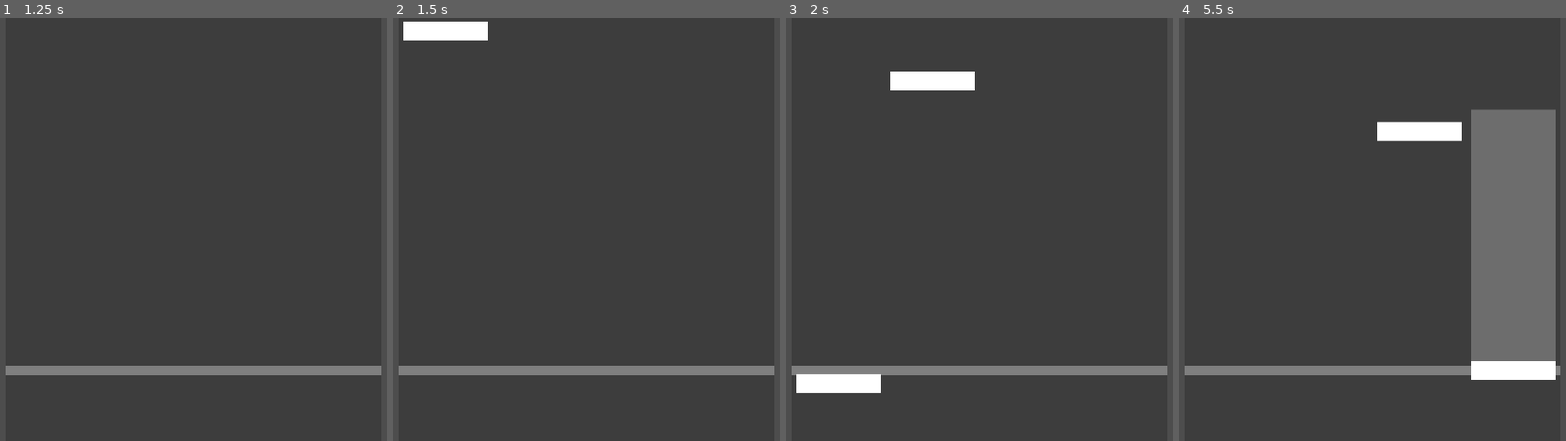
Above: before the commit, frames 1-4 (left to right).
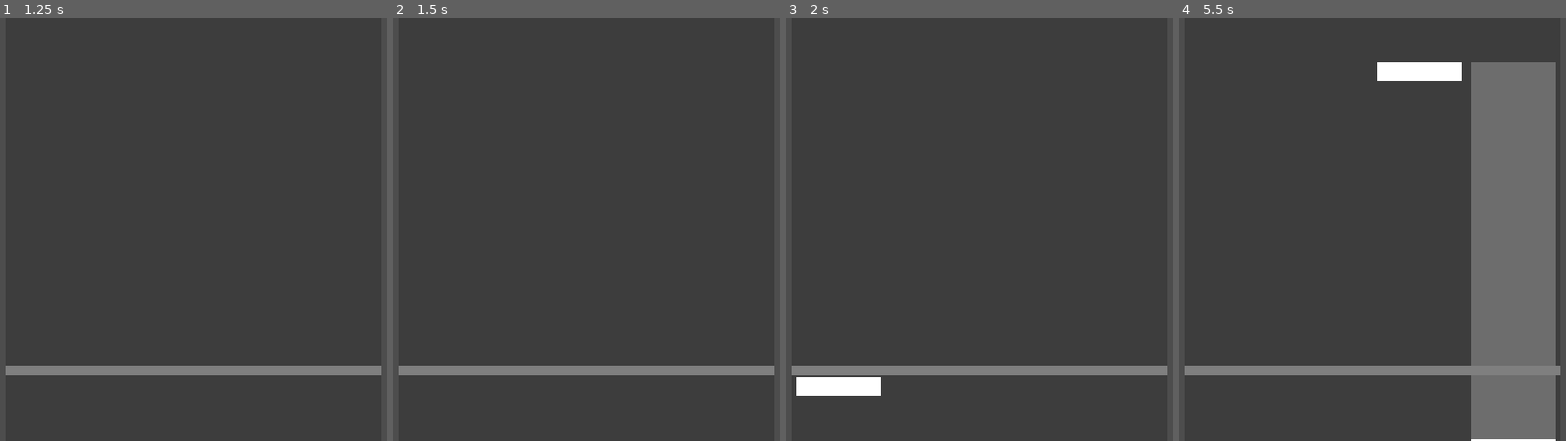
Above: after the commit, the same moments.

Repository: TurbogamesDev/covalence
Game: Godot game, scene res://Assets/Scenes/main.tscn
Two runs of this game, one before a commit and one after it. Both use one fixed random seed, a clock stepped at 60 frames per second and the inputs below.
Inputs:
- Up to frame 1 (1.25 s): tap Enter at 0.5 s
- Up to frame 2 (1.5 s): tap Space at 1.25 s
- Up to frame 3 (2 s): no input
- Up to frame 4 (5.5 s): no input

Frame 1 is identical in both runs. In frame 2, 1.0% of the frame differs, in the area x 2-25%, y 0-6%; in frame 3, 1.3%; in frame 4, 8.5%, in the area x 51-98%, y 10-100%.

Commit message:
Hold notes fully controlled and hit by the player

Diff:
--- a/Assets/Scripts/hold_note.gd
+++ b/Assets/Scripts/hold_note.gd
@@ -6,7 +6,7 @@
 
 var tail_length: float = 144
 
-var held_down: bool = false
+# var held_down: bool = false
 
 func change_tail_length(new_length: float):
     self.tail_length = new_length
--- a/Assets/Scripts/lane.gd
+++ b/Assets/Scripts/lane.gd
@@ -13,7 +13,7 @@
 var current_note_datas: Array[NoteData] = []
 
 const END_PIXEL_OFFSET = 240.0
-const PIXELS_PER_SECOND = 1200.0
+const PIXELS_PER_SECOND = 1500.0
 
 const BUFFER_BEFORE_DELETION_SECONDS = 0.140
 
@@ -25,6 +25,8 @@
 	return -(PIXELS_PER_SECOND * (target_time_seconds + VISUAL_OFFSET - ChartTimeSynchroniser.current_rhythm_time()))
 
 func spawn_note(note_data: NoteData):
+	print("note spawned! %f" % ChartTimeSynchroniser.current_rhythm_time())
+
 	var note: Note = NOTE_TYPE_TO_RESOURCE[note_data.note_type].instantiate()
 
 	note.position = Vector2(0, END_PIXEL_OFFSET + new_position_offset_for_note(note_data.start_time))
@@ -47,21 +49,20 @@
 func handle_hold_note_update(hold_note_data: NoteData):
 	var hold_note_instance = hold_note_data.note_instance
 
-	if hold_note_data.start_time > ChartTimeSynchroniser.current_rhythm_time():
+	if hold_note_data.note_held_down:
+		hold_note_instance.change_tail_length(PIXELS_PER_SECOND * (hold_note_data.end_time - ChartTimeSynchroniser.current_rhythm_time()))
+
+		hold_note_instance.position.y = END_PIXEL_OFFSET
+
+		if (hold_note_data.end_time - ChartTimeSynchroniser.current_rhythm_time()) < 0:
+			hold_note_data.note_already_hit = true
+
+			handle_note_completion(hold_note_data)
+
+	else:
 		hold_note_instance.position.y = END_PIXEL_OFFSET + new_position_offset_for_note(hold_note_data.start_time)
 
-		return
-
-	if not hold_note_instance.held_down:
-		# self.hit_effect_polygon_2d.activate_hit_effect()
-
-		hold_note_instance.held_down = true
-
-	hold_note_instance.change_tail_length(PIXELS_PER_SECOND * (hold_note_data.end_time - ChartTimeSynchroniser.current_rhythm_time()))
-
-	hold_note_instance.position.y = END_PIXEL_OFFSET
-
-func handle_note_hit(note_data: NoteData):
+func handle_note_completion(note_data: NoteData):
 	# if note_data.instant:
 	# 	self.hit_effect_polygon_2d.activate_hit_effect()
 
@@ -85,5 +86,13 @@
 		elif note_data.note_type == Enums.NOTE_TYPE.HOLD_NOTE:
 			handle_hold_note_update(note_data)
 
-		if (note_data.end_time + BUFFER_BEFORE_DELETION_SECONDS) < ChartTimeSynchroniser.current_rhythm_time():
-			handle_note_hit(note_data)
+		if (note_data.start_time + BUFFER_BEFORE_DELETION_SECONDS) > ChartTimeSynchroniser.current_rhythm_time():
+			continue
+
+		if note_data.note_type == Enums.NOTE_TYPE.REGULAR_NOTE:
+			handle_note_completion(note_data)
+		elif note_data.note_type == Enums.NOTE_TYPE.HOLD_NOTE:
+			if note_data.note_held_down:
+				continue
+
+			handle_note_completion(note_data)
--- a/Assets/Scripts/lane_handler.gd
+++ b/Assets/Scripts/lane_handler.gd
@@ -7,11 +7,9 @@
 
 var current_parsed_chart: ParsedChart
 
-const NOTE_SPAWN_BUFFER = 2.0
+const NOTE_SPAWN_BUFFER = 50.0
 
 var previous_current_time = 0.0
-
-
 
 var total_offset: float = 0.0
 var no_of_offsets: float = 0.0
@@ -23,6 +21,8 @@
 	initialise_chart()
 
 func _process(_delta: float) -> void:
+	var current_time = ChartTimeSynchroniser.current_rhythm_time()
+
 	if not current_parsed_chart:
 		return
 
@@ -30,13 +30,13 @@
 		var notes_in_lane_during_change_in_current_time = current_parsed_chart.get_notes_for_lane_in_timeframe(
 			lane.lane_id,
 			previous_current_time + NOTE_SPAWN_BUFFER,
-			ChartTimeSynchroniser.current_rhythm_time() + NOTE_SPAWN_BUFFER
+			current_time + NOTE_SPAWN_BUFFER
 		)
 
 		for note_data: NoteData in notes_in_lane_during_change_in_current_time:
 			spawn_note_in_lane(lane.lane_id, note_data)
 
-	previous_current_time = ChartTimeSynchroniser.current_rhythm_time()
+	previous_current_time = current_time
 
 func _exit_tree() -> void:
 	if InputHandler.lane_pressed.is_connected(_on_lane_pressed):
@@ -65,30 +65,60 @@
 		# print(nearby_note_datas[0].start_time)
 
 	for note_data: NoteData in nearby_note_datas:
-		if note_data.note_already_hit:
+		if note_data.note_already_hit or note_data.note_held_down:
 			continue
 
-		nearby_note_datas[0].note_already_hit = true
+		if note_data.note_type == Enums.NOTE_TYPE.REGULAR_NOTE:
+			note_data.note_already_hit = true
 
-		lanes[lane_id].handle_note_hit(nearby_note_datas[0])
+			lanes[lane_id].handle_note_completion(note_data)
 
-		print("%f ms" % ((ChartTimeSynchroniser.get_rhythm_time_from_precise_time(precise_time) - nearby_note_datas[0].start_time) * 1_000.0))
+		elif note_data.note_type == Enums.NOTE_TYPE.HOLD_NOTE:
+			note_data.note_held_down = true
 
 		break
 
-		# total_offset += (ChartTimeSynchroniser.get_rhythm_time_from_precise_time(precise_time) - nearby_note_datas[0].start_time) * 1_000.0
-		# no_of_offsets += 1
+	# 	print("%f ms" % ((ChartTimeSynchroniser.get_rhythm_time_from_precise_time(precise_time) - nearby_note_datas[0].start_time) * 1_000.0))
 
-	# else:
-	# 	print("no note was nearby")
+	# 	# break
 
-	# 	# print(total_offset / no_of_offsets)
+	# 	total_offset += (ChartTimeSynchroniser.get_rhythm_time_from_precise_time(precise_time) - nearby_note_datas[0].start_time) * 1_000.0
+	# 	no_of_offsets += 1
+
+	# # else:
+	# 	# print("no note was nearby")
+
+	# 	print(total_offset / no_of_offsets)
+
+		# break
 
 
 
 
-func _on_lane_released(lane_id: int, _precise_time: float):
+func _on_lane_released(lane_id: int, precise_time: float):
+	print("lane %d released at %f seconds!" % [lane_id, ChartTimeSynchroniser.get_rhythm_time_from_precise_time(precise_time)])
+
+	var current_note_datas: Array[NoteData] = lanes[lane_id].current_note_datas
+
 	lanes[lane_id].hit_effect_polygon_2d.deactivate_hit_effect()
+
+	if len(current_note_datas) == 0:
+		return
+
+	for note_data: NoteData in current_note_datas:
+		if note_data.note_already_hit:
+			continue
+
+		if not note_data.note_held_down:
+			continue
+
+		if note_data.note_type == Enums.NOTE_TYPE.HOLD_NOTE:
+			note_data.note_held_down = false
+			note_data.note_already_hit = true
+
+			lanes[lane_id].handle_note_completion(note_data)
+
+		break
 
 	# print("lane %d released at %f seconds!" % [lane_id, ChartTimeSynchroniser.current_rhythm_time()])
 
--- a/Assets/Scripts/lane_hit_effect.gd
+++ b/Assets/Scripts/lane_hit_effect.gd
@@ -1,7 +1,7 @@
 extends Polygon2D
 class_name LaneHitEffect
 
-const TIME_BEFORE_HIT_EFFECT_FADES = 0.1
+const TIME_BEFORE_HIT_EFFECT_FADES = 0
 
 const HIT_EFFECT_ACTIVE_ALPHA = 0.1
 const HIT_EFFECT_NOT_ACTIVE_ALPHA = 0
--- a/Assets/Scripts/note_data.gd
+++ b/Assets/Scripts/note_data.gd
@@ -10,3 +10,4 @@
 var note_instance: Note
 
 var note_already_hit: bool = false
+var note_held_down: bool = false
